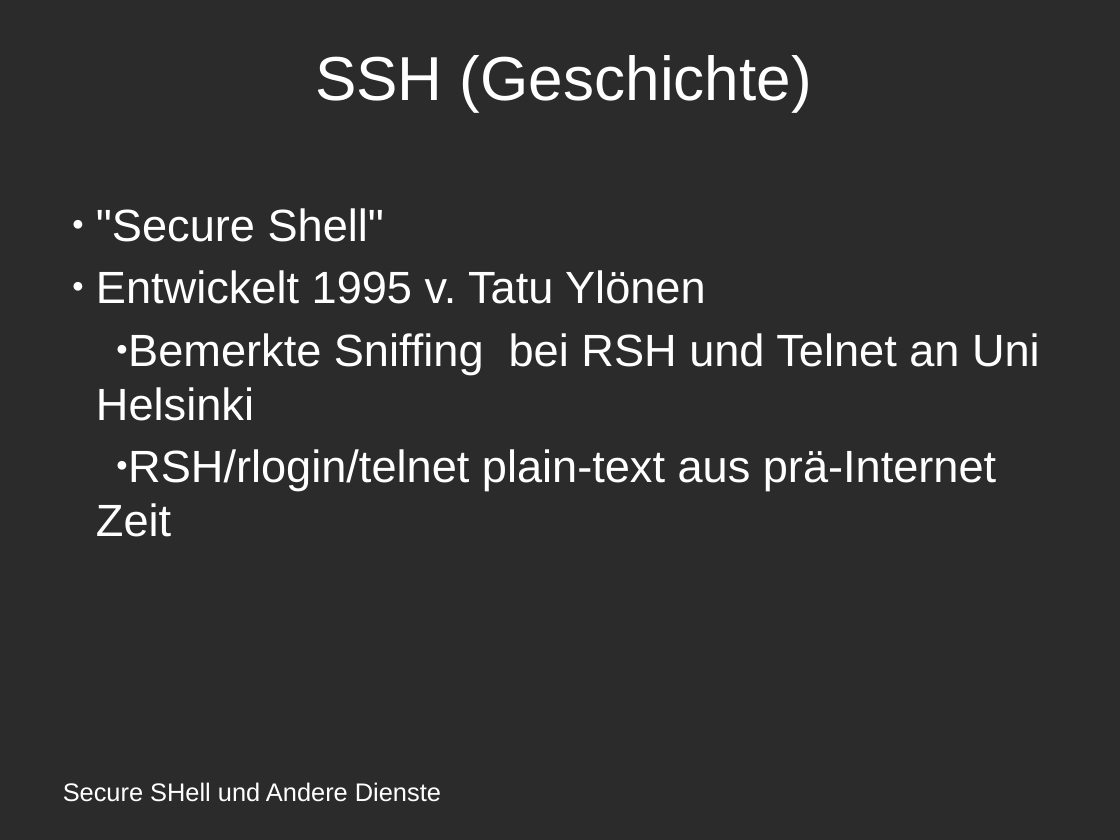
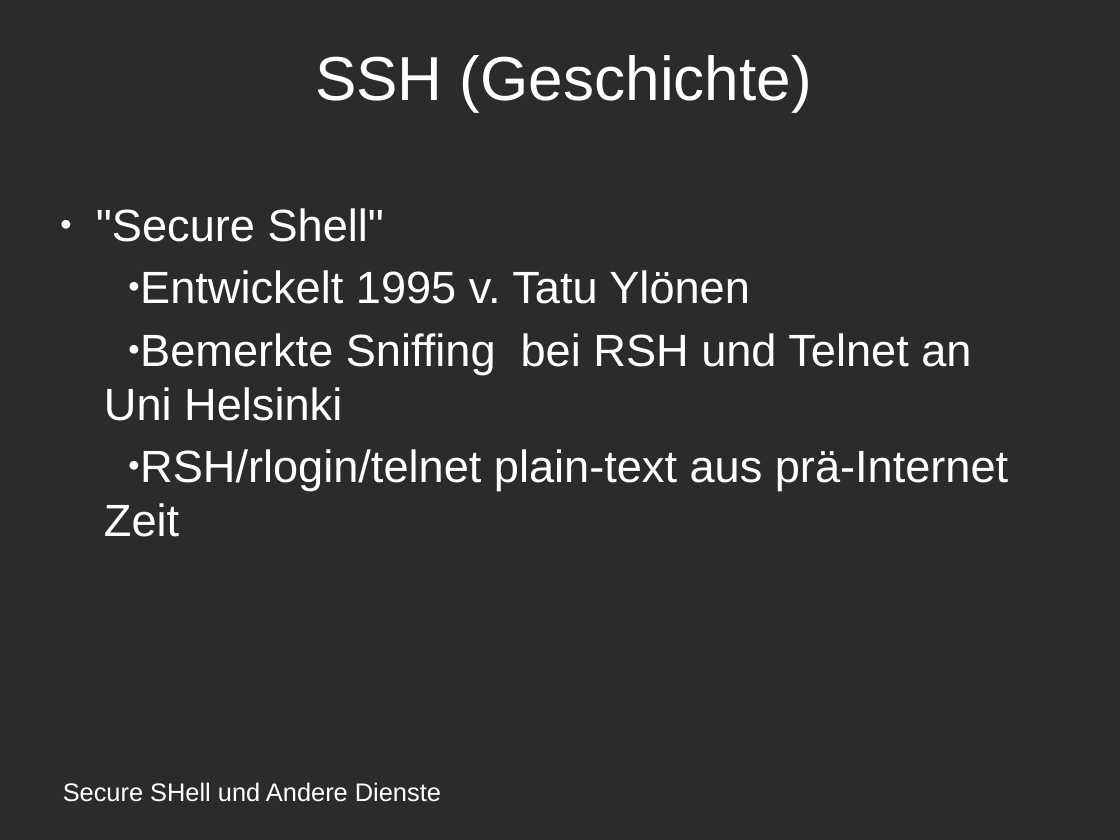
Before and after one commit to amlispolska/SSH-Projekt, a slide deck: slide 13 of ssh-presentation.odp. Drawn at 1120x840 pixels with LibreOffice and Linux fonts; fonts in the diff are those of the drawing; background and template pictures are left out; a plain dark background stands for a picture behind light text. Boxes give left, top, right and bottom in pixels: in the first picture for what was removed or moved away, otherwise in the second. Text is boxed around its words. In the diff, an @@ line names an element or a change of style, - is before the commit and + after.

```diff
--- a/ssh-presentation.odp
+++ b/ssh-presentation.odp
@@ text at (104,270,1008,537): list level 1 to 2 in "Entwickelt 1995 v. Tatu Ylönen"; indent changed @@
```
Also in this commit, not shown: 10 other slides changed, 1 other file.
